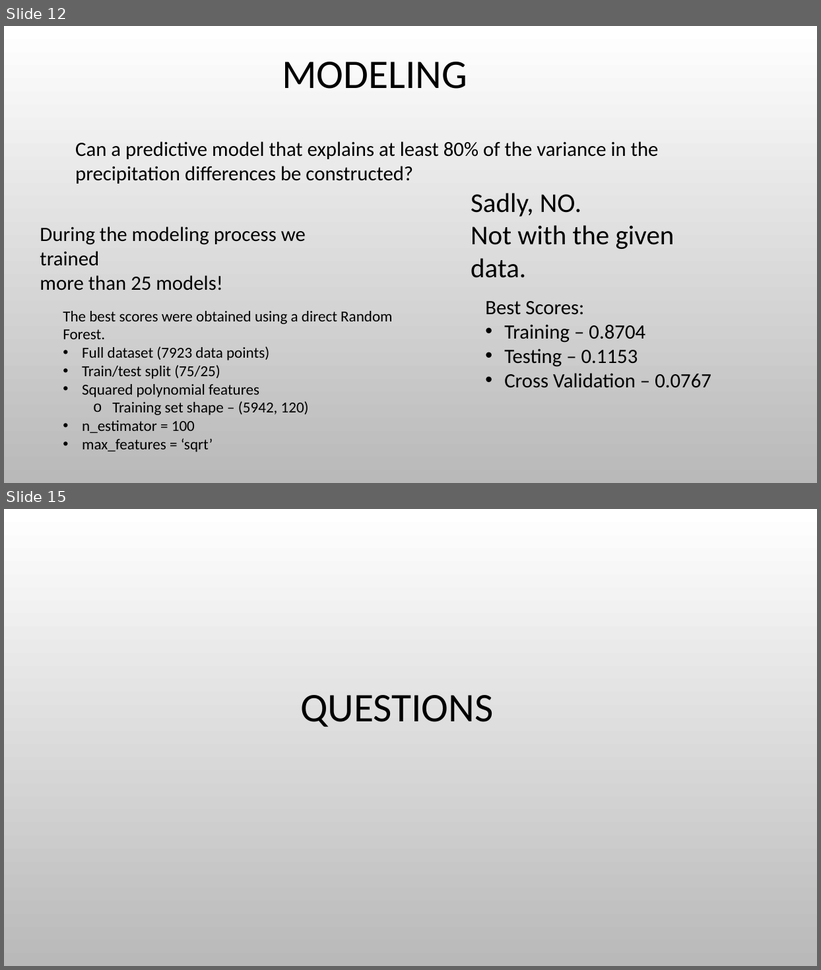
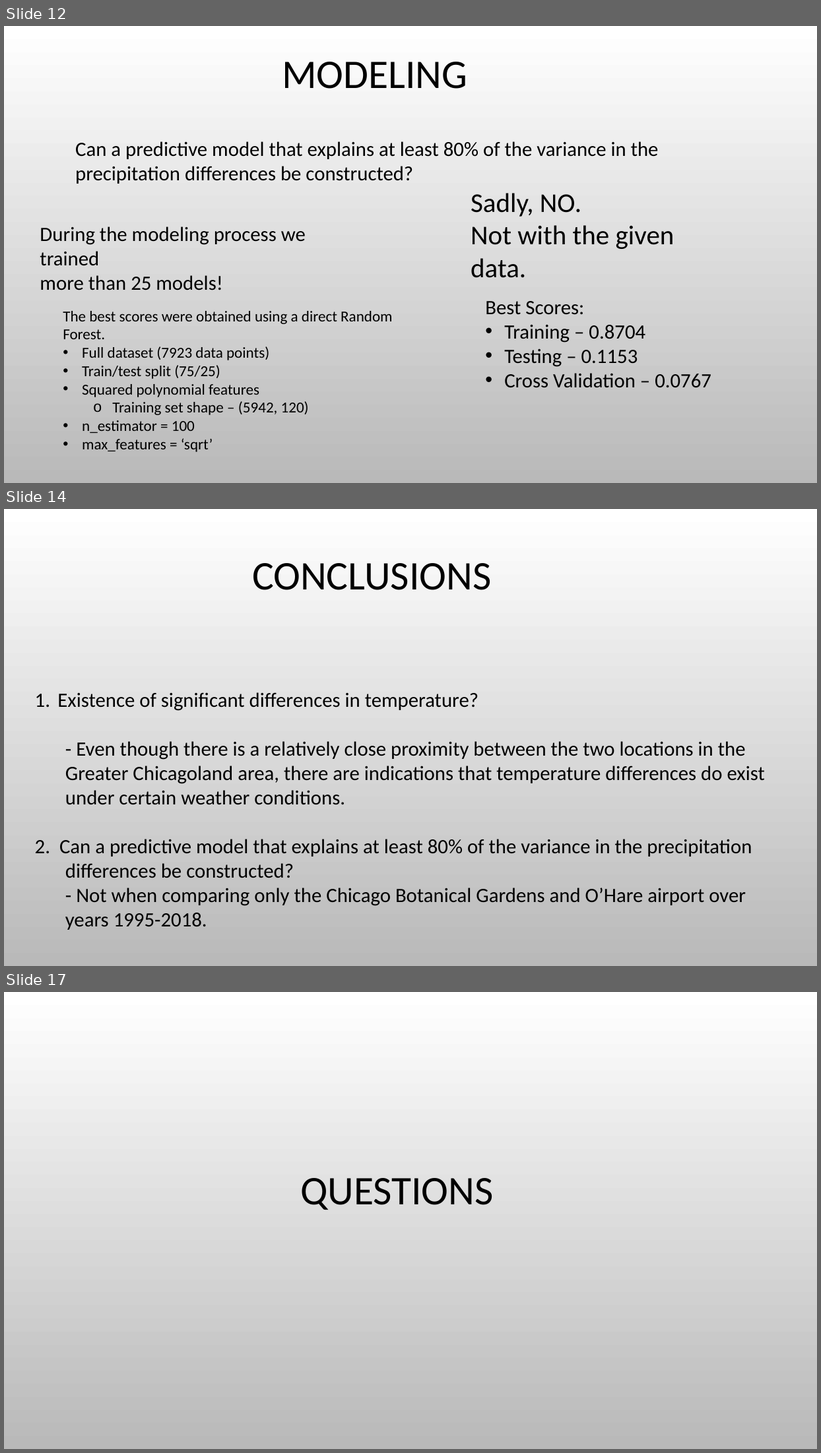
Before and after one commit to BlakeWallace/Lake_Michigan_Influences, a slide deck: slide_deck/Lake_Michigan_Influences.pptx. Shown one above the other, each under a label of ours: slides 12 and 15 before the commit, slides 12, 14 and 17 after it; the slides between them are not shown. The pictures are 821x970 and 821x1453 pixels, drawn with LibreOffice and Linux fonts; fonts in the diff are those of the drawing; background and template pictures are left out. Boxes give left, top, right and bottom in pixels: in the first picture for what was removed or moved away, otherwise in the second. Text is boxed around its words. In the diff, an @@ line names an element or a change of style, - is before the commit and + after.

```diff
--- a/slide_deck/Lake_Michigan_Influences.pptx
+++ b/slide_deck/Lake_Michigan_Influences.pptx
@@ slide 14 added at (4, 509, 817, 966), background picture (left out) @@
@@ title added at (252, 563, 491, 590), 48 pt, text #000000 @@
+CONCLUSIONS
@@ text added at (35, 692, 765, 930), 24 pt, text #000000 @@
+1. Existence of significant differences in temperature?
+- Even though there is a relatively close proximity between the two locations in the
+Greater Chicagoland area, there are indications that temperature differences do exist
+under certain weather conditions.
+2. Can a predictive model that explains at least 80% of the variance in the precipitation
+differences be constructed?
+- Not when comparing only the Chicago Botanical Gardens and O’Hare airport over
+years 1995-2018.
@@ what was slide 15 is now slide 17 @@
```
Also in this commit, not shown: 2 slides changed, 3 other slides added, 2 slides removed, 4 other files.
